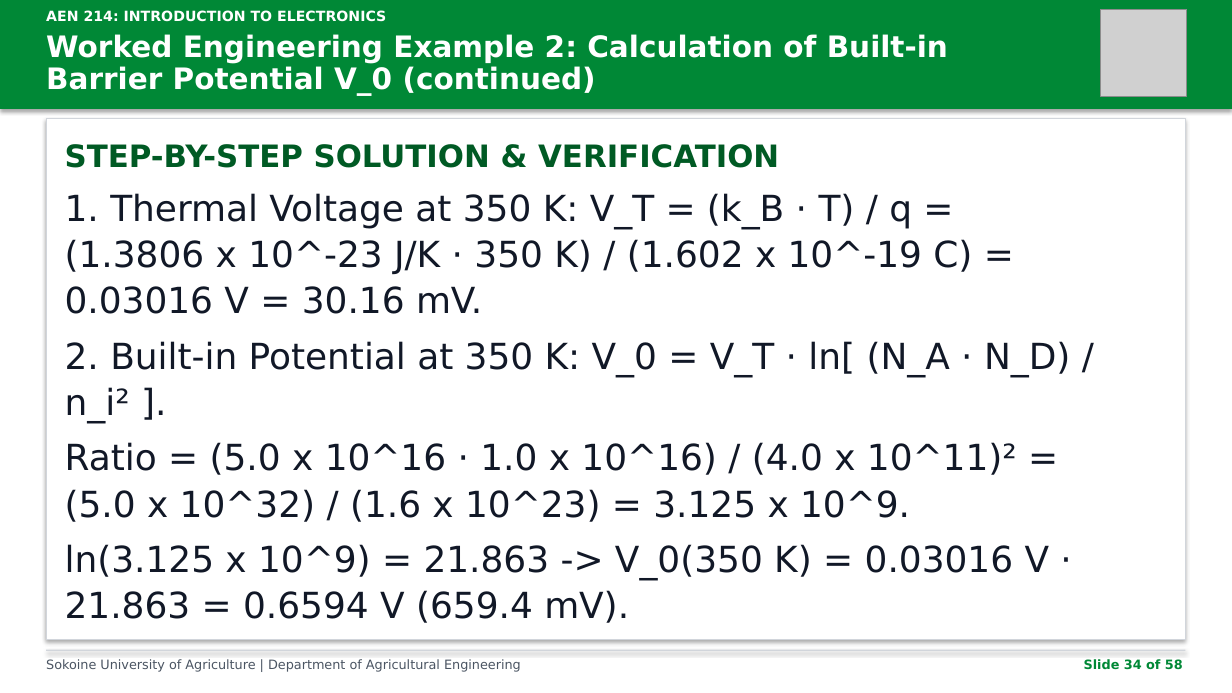
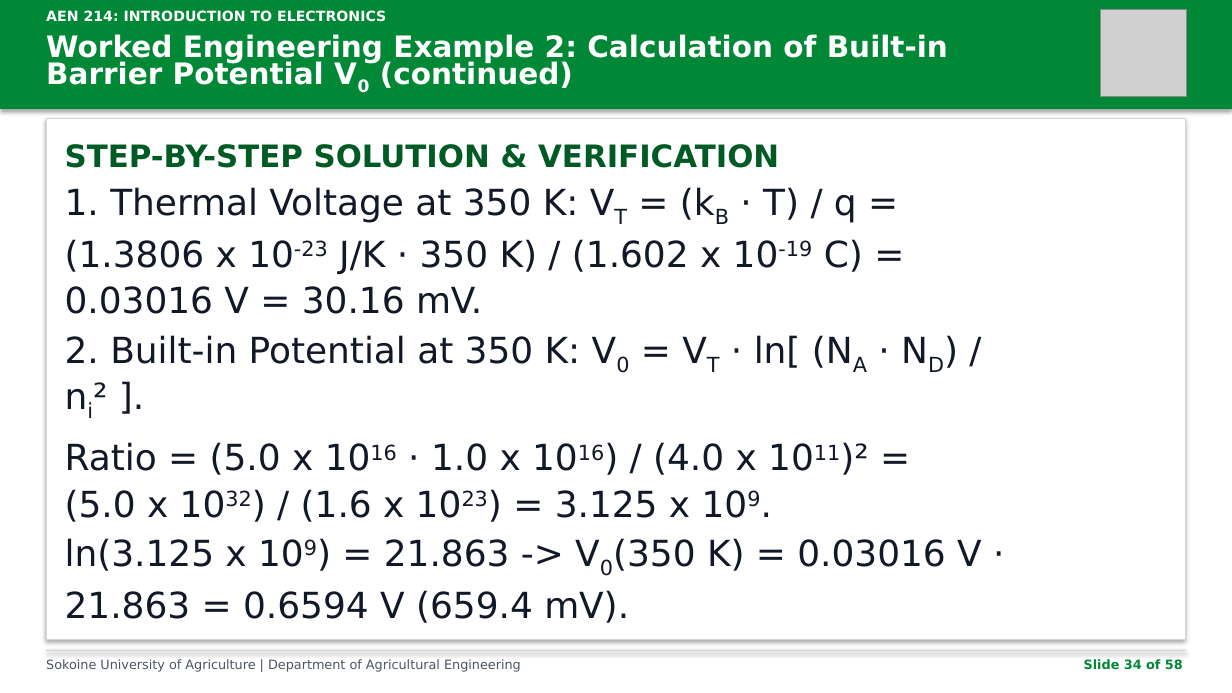
Before and after one commit to kadefue/Course_Notes, a slide deck: slide 34 of AEN 214/Lectures/AEN_214_Lecture_2.pptx. Drawn at 1232x693 pixels with LibreOffice and Linux fonts; fonts in the diff are those of the drawing; grey boxes stand for pictures. Boxes give left, top, right and bottom in pixels: in the first picture for what was removed or moved away, otherwise in the second. Text is boxed around its words. In the diff, an @@ line names an element or a change of style, - is before the commit and + after.

```diff
--- a/AEN 214/Lectures/AEN_214_Lecture_2.pptx
+++ b/AEN 214/Lectures/AEN_214_Lecture_2.pptx
@@ text at box(46, 34, 948, 88): text changed @@
-Worked Engineering Example 2: Calculation of Built-in
-Barrier Potential V_0 (continued)
+Worked Engineering Example 2: Calculation of Built-in
+Barrier Potential V0 (continued)
@@ text at box(65, 187, 863, 314): text changed @@
-1. Thermal Voltage at 350 K: V_T = (k_B · T) / q =
-(1.3806 x 10^-23 J/K · 350 K) / (1.602 x 10^-19 C) =
-0.03016 V = 30.16 mV.
+1. Thermal Voltage at 350 K: VT = (kB · T) / q =
+(1.3806 x 10-23 J/K · 350 K) / (1.602 x 10-19 C) =
+0.03016 V = 30.16 mV.
@@ text at box(65, 335, 801, 368): text changed @@
-2. Built-in Potential at 350 K: V_0 = V_T · ln[ (N_A · N_D) /
-n_i² ].
+2. Built-in Potential at 350 K: V0 = VT · ln[ (NA · ND) /
+ni² ].
@@ text at box(65, 442, 868, 522): text changed @@
-Ratio = (5.0 x 10^16 · 1.0 x 10^16) / (4.0 x 10^11)² =
-(5.0 x 10^32) / (1.6 x 10^23) = 3.125 x 10^9.
+Ratio = (5.0 x 1016 · 1.0 x 1016) / (4.0 x 1011)² =
+(5.0 x 1032) / (1.6 x 1023) = 3.125 x 109.
@@ text at box(65, 538, 982, 623): text changed @@
-ln(3.125 x 10^9) = 21.863 -> V_0(350 K) = 0.03016 V ·
-21.863 = 0.6594 V (659.4 mV).
+ln(3.125 x 109) = 21.863 -> V0(350 K) = 0.03016 V ·
+21.863 = 0.6594 V (659.4 mV).
```
Also in this commit, not shown: 36 other slides changed, 20 other files.
